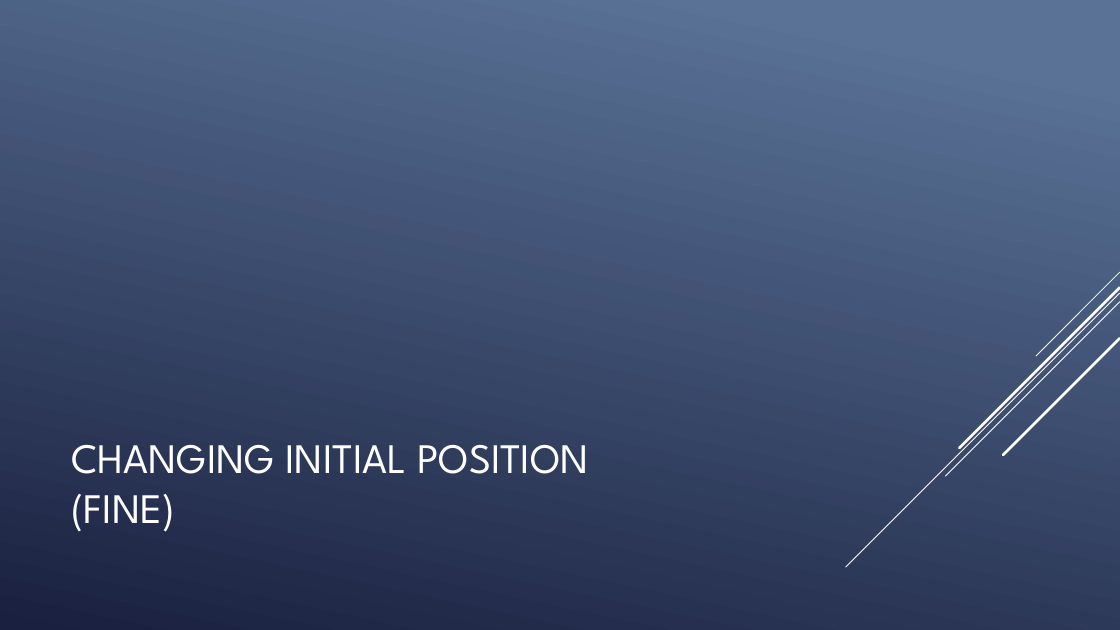
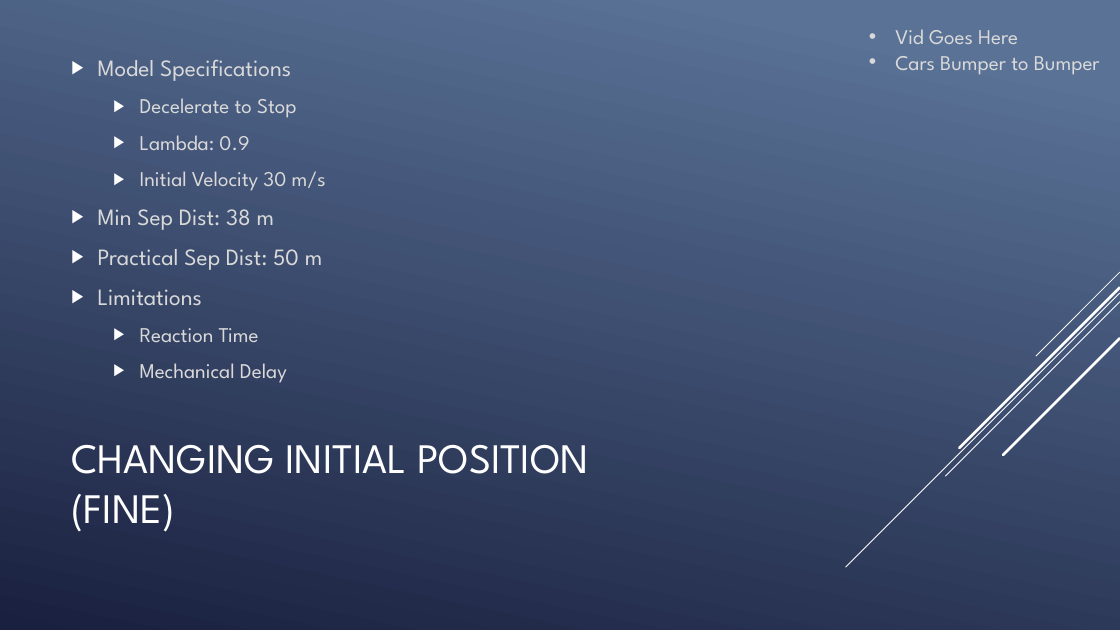
Before and after one commit to joel31245/JoelC_VAC_TrafficFlowFinal, a slide deck: slide 13 of doc/TrafficFlow1Presentation.pptx (slide 14 before the commit). Drawn at 1120x630 pixels with LibreOffice and Linux fonts; fonts in the diff are those of the drawing. Boxes give left, top, right and bottom in pixels: in the first picture for what was removed or moved away, otherwise in the second. Text is boxed around its words. In the diff, an @@ line names an element or a change of style, - is before the commit and + after.

```diff
--- a/doc/TrafficFlow1Presentation.pptx
+++ b/doc/TrafficFlow1Presentation.pptx
@@ text added at (x1=895, y1=29, x2=1100, y2=75), 18 pt, text #D9D9D9 @@
+• Vid Goes Here
+• Cars Bumper to Bumper
@@ text added at (x1=98, y1=59, x2=326, y2=383), 18 pt, text #D9D9D9 @@
+▶ Model Specifications
+  ▶ Decelerate to Stop
+  ▶ Lambda: 0.9
+  ▶ Initial Velocity 30 m/s
+▶ Min Sep Dist: 38 m
+▶ Practical Sep Dist: 50 m
+▶ Limitations
+  ▶ Reaction Time
+  ▶ Mechanical Delay
```
Also in this commit, not shown: 12 other slides changed, 4 slides added, 4 slides removed, 3 other files.
